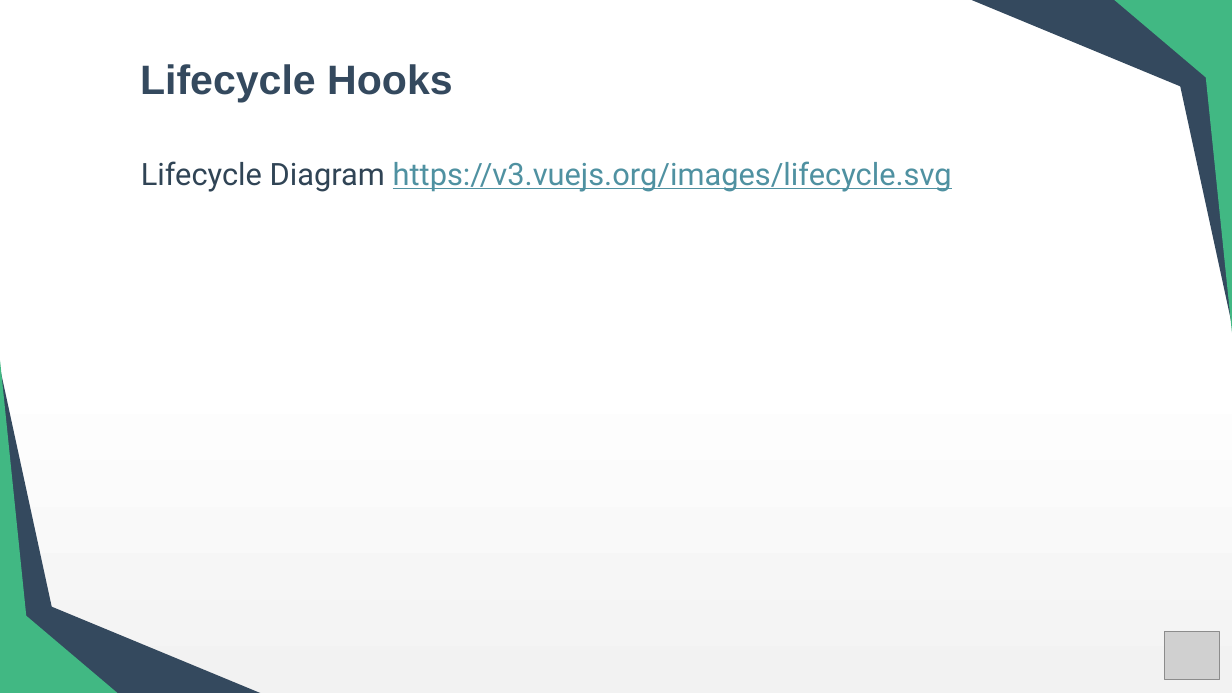
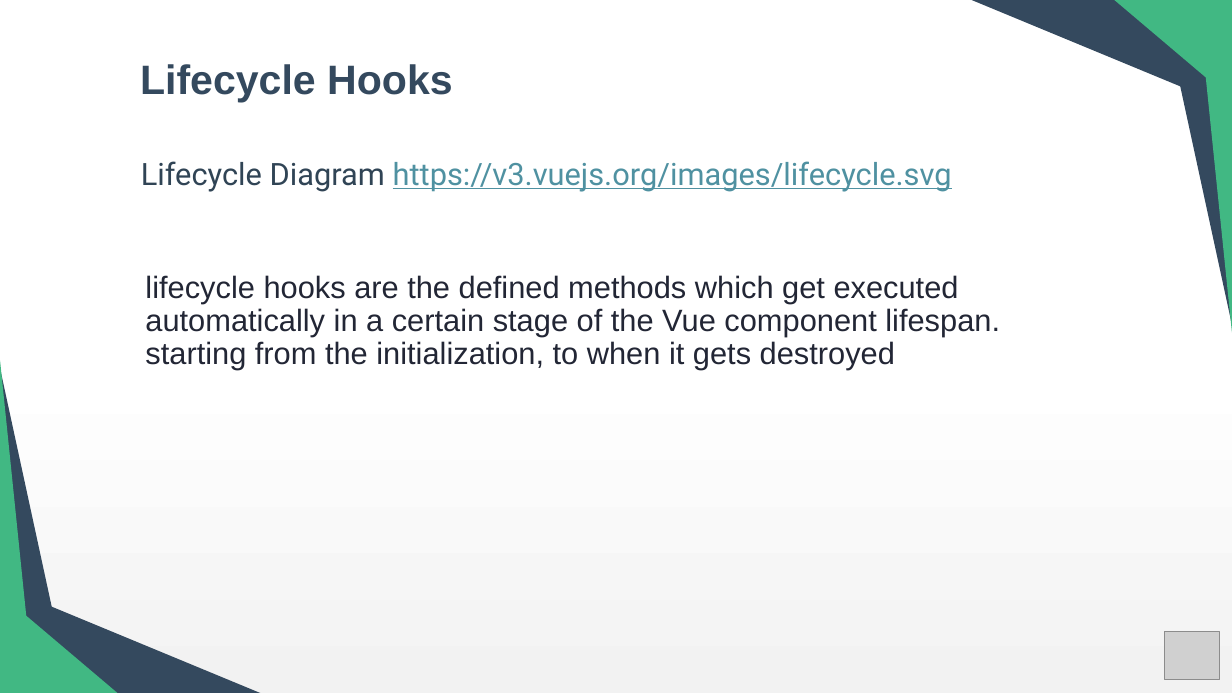
Before and after one commit to preetishhs/training-toshiba, a slide deck: slide 47 of Vue Overview.pptx. Drawn at 1232x693 pixels with LibreOffice and Linux fonts; fonts in the diff are those of the drawing; grey boxes stand for pictures. Boxes give left, top, right and bottom in pixels: in the first picture for what was removed or moved away, otherwise in the second. Text is boxed around its words. In the diff, an @@ line names an element or a change of style, - is before the commit and + after.

Commit message:
update ppt

```diff
--- a/Vue Overview.pptx
+++ b/Vue Overview.pptx
@@ text at box(145, 275, 1000, 370): paragraph added @@
+lifecycle hooks are the defined methods which get executed automatically in a certain stage of the Vue component lifespan. starting from the initialization, to when it gets destroyed
```
Also in this commit, not shown: 2 slides added.
